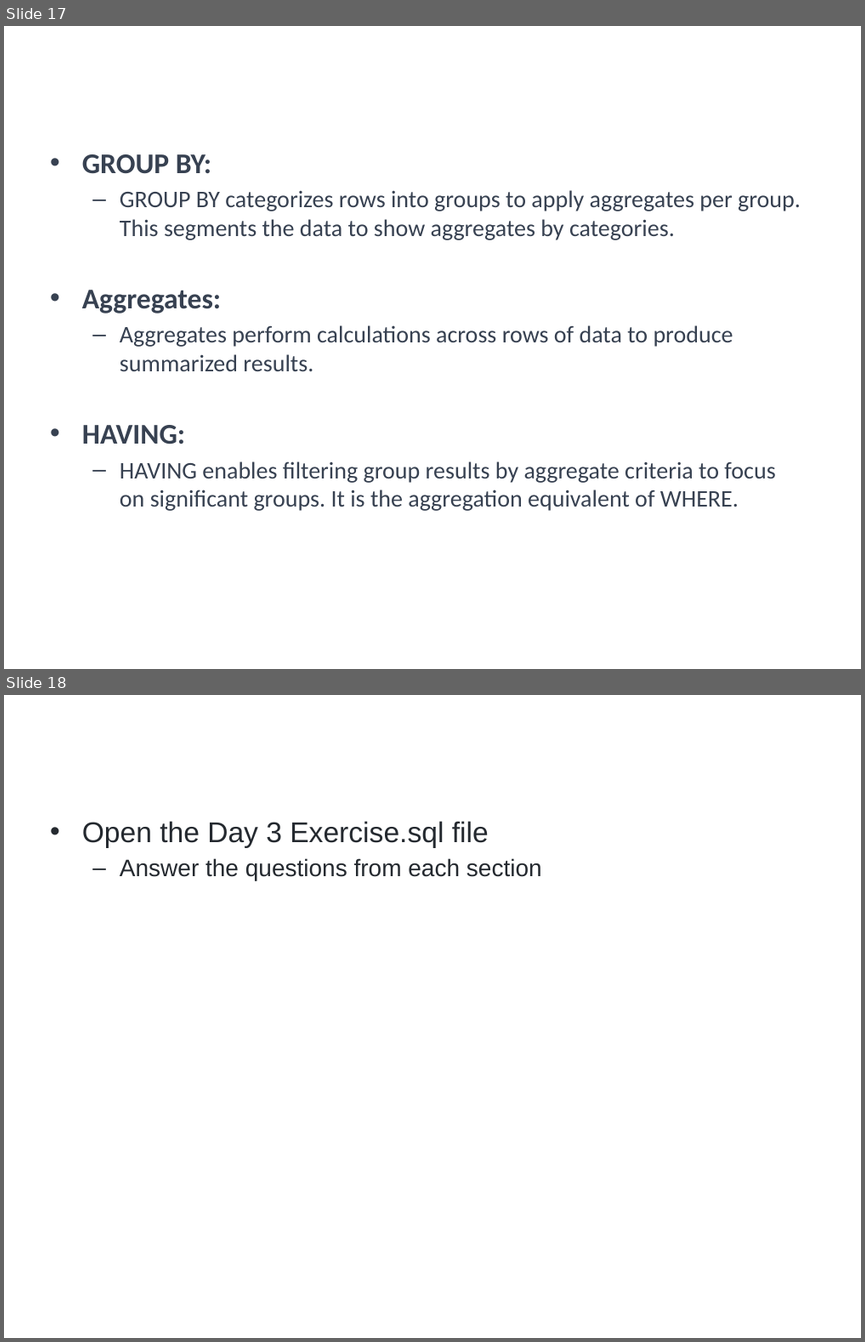
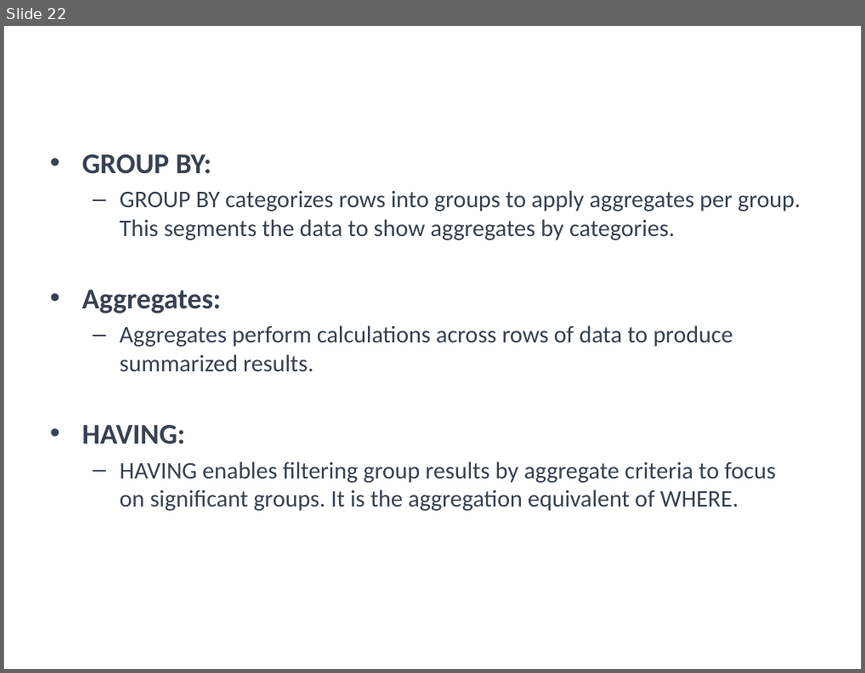
Before and after one commit to a099954/ABC-Program, a slide deck: SQL/Day 3 Aggregates/Aggregates.pptx. Shown one above the other, each under a label of ours: slides 17 and 18 before the commit, slide 22 after it. The pictures are 865x1342 and 865x673 pixels, drawn with LibreOffice and Linux fonts; fonts in the diff are those of the drawing; background and template pictures are left out. Boxes give left, top, right and bottom in pixels: in the first picture for what was removed or moved away, otherwise in the second. Text is boxed around its words. In the diff, an @@ line names an element or a change of style, - is before the commit and + after.

```diff
--- a/SQL/Day 3 Aggregates/Aggregates.pptx
+++ b/SQL/Day 3 Aggregates/Aggregates.pptx
@@ slide 18 removed at (x1=4, y1=695, x2=861, y2=1338), background #FFFFFF @@
@@ text removed at (x1=82, y1=821, x2=542, y2=881) @@
-• Open the Day 3 Exercise.sql file
-  – Answer the questions from each section
@@ title removed at (x1=290, y1=821, x2=443, y2=848) @@
-Exercise
@@ what was slide 17 is now slide 22 @@
```
Also in this commit, not shown: 5 slides added, 11 other files.
